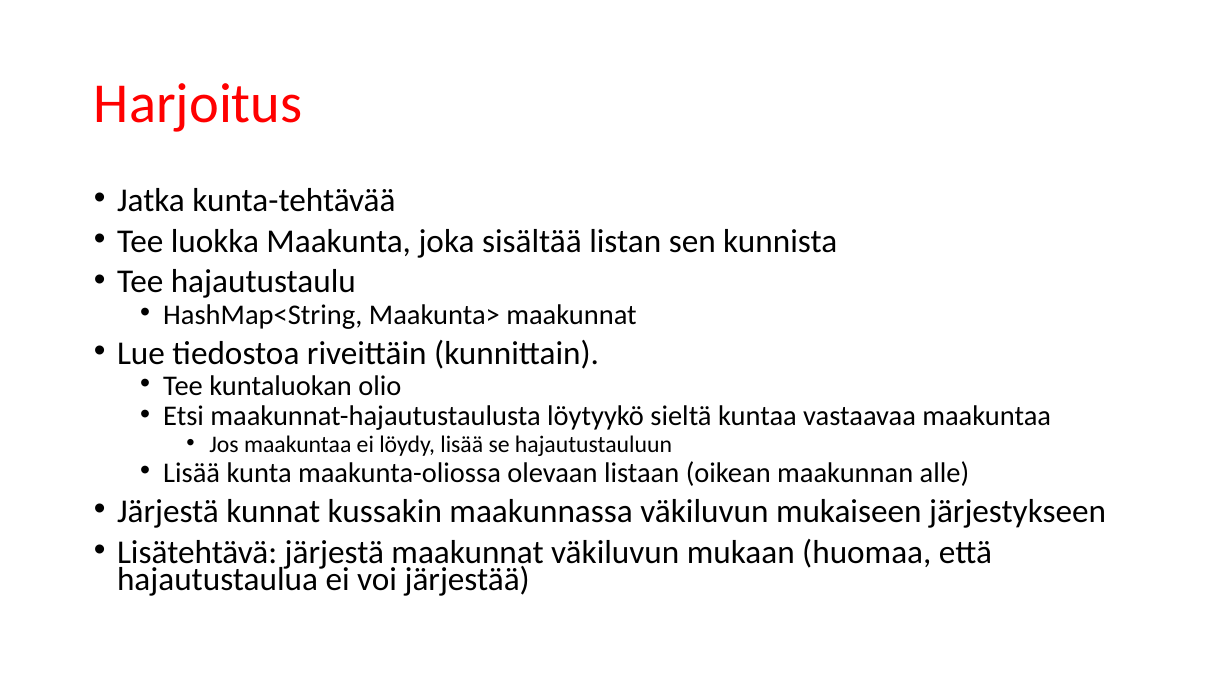
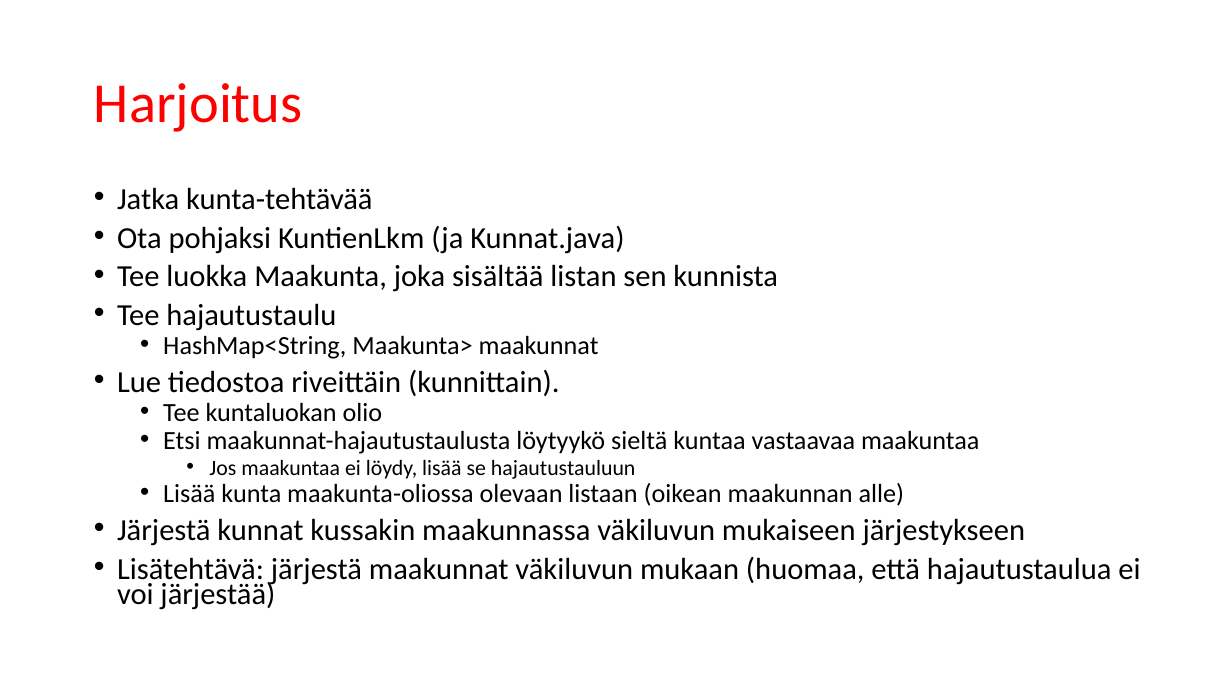
Before and after one commit to lpemake/TrakTite24, a slide deck: slide 116 of Tietorakenteet ja algoritmit 2025.pptx (slide 115 before the commit). Drawn at 1232x693 pixels with LibreOffice and Linux fonts; fonts in the diff are those of the drawing. Boxes give left, top, right and bottom in pixels: in the first picture for what was removed or moved away, otherwise in the second. Text is boxed around its words. In the diff, an @@ line names an element or a change of style, - is before the commit and + after.

```diff
--- a/Tietorakenteet ja algoritmit 2025.pptx
+++ b/Tietorakenteet ja algoritmit 2025.pptx
@@ text at [117,187,1140,610]: size 25.9 to 23.8 pt in "Jatka kunta-tehtävää", "Tee luokka Maakunta, joka sisältää listan sen ...", "Tee hajautustaulu", "Lue tiedostoa riveittäin (kunnittain)." and 2 more places; size 22.2 to 20.4 pt in "HashMap<String, Maakunta> maakunnat", "Tee kuntaluokan olio", "Etsi maakunnat-hajautustaulusta löytyykö sieltä kuntaa vasta ...", "Lisää kunta maakunta-oliossa olevaan listaan (oikean maakunn ..."; size 18.5 to 17 pt in "Jos maakuntaa ei löydy, lisää se hajautustauluun" @@
@@ text at [117,226,624,254]: paragraph added @@
+• Ota pohjaksi KuntienLkm (ja Kunnat.java)
```
Also in this commit, not shown: 1 slide added, 2 other files.
